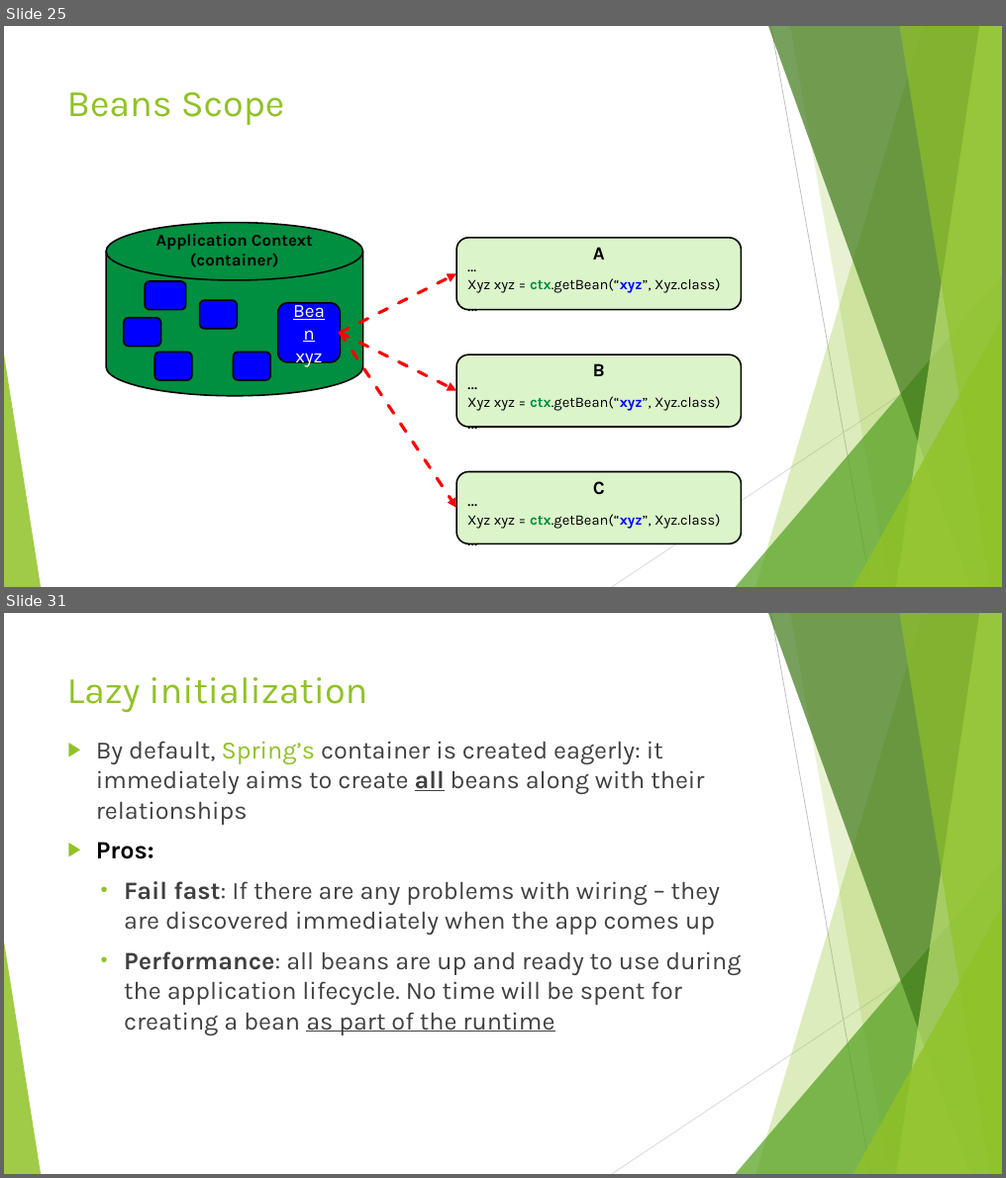
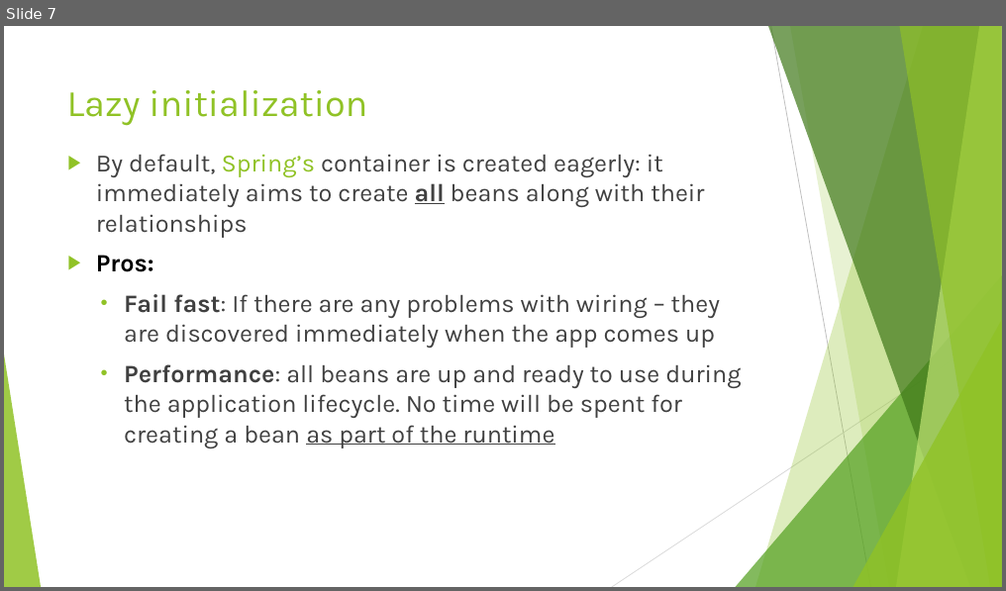
Before and after one commit to idanshal/sb-todo-app-tdp, a slide deck: course_data/presentations/practical_spring_boot_for_tdp_02.pptx. Shown one above the other, each under a label of ours: slides 25 and 31 before the commit, slide 7 after it; the slides between them are not shown. The pictures are 1006x1178 and 1006x591 pixels, drawn with LibreOffice and Linux fonts; fonts in the diff are those of the drawing. Boxes give left, top, right and bottom in pixels: in the first picture for what was removed or moved away, otherwise in the second. Text is boxed around its words. In the diff, an @@ line names an element or a change of style, - is before the commit and + after.

```diff
--- a/course_data/presentations/practical_spring_boot_for_tdp_02.pptx
+++ b/course_data/presentations/practical_spring_boot_for_tdp_02.pptx
@@ slide 25 removed at (x1=4, y1=26, x2=1002, y2=587), background #FFFFFF; not listed: 10 template elements that a slide beside it also shows @@
@@ title removed at (x1=67, y1=92, x2=284, y2=125) @@
-Beans Scope
@@ cylinder removed at (x1=106, y1=223, x2=362, y2=396) @@
@@ text removed at (x1=156, y1=234, x2=313, y2=268) @@
-Application Context
-(container)
@@ rounded rectangle removed at (x1=456, y1=238, x2=742, y2=310) @@
-…
-Xyz xyz = ctx.getBean(“xyz”, Xyz.class)
-…
@@ text removed at (x1=593, y1=247, x2=605, y2=260) @@
-A
@@ rounded rectangle removed at (x1=145, y1=281, x2=186, y2=310) @@
@@ arrow removed from (341, 333) to (456, 274) @@
@@ rounded rectangle removed at (x1=124, y1=318, x2=161, y2=347) @@
@@ rounded rectangle removed at (x1=200, y1=301, x2=238, y2=329) @@
@@ rounded rectangle removed at (x1=278, y1=303, x2=341, y2=363) @@
-Bean
-xyz
@@ arrow removed from (341, 333) to (456, 391) @@
@@ arrow removed from (341, 333) to (456, 508) @@
@@ rounded rectangle removed at (x1=154, y1=353, x2=192, y2=380) @@
@@ rounded rectangle removed at (x1=233, y1=353, x2=270, y2=380) @@
@@ rounded rectangle removed at (x1=456, y1=355, x2=742, y2=427) @@
-…
-Xyz xyz = ctx.getBean(“xyz”, Xyz.class)
-…
@@ text removed at (x1=593, y1=364, x2=605, y2=376) @@
-B
@@ rounded rectangle removed at (x1=456, y1=472, x2=742, y2=544) @@
-…
-Xyz xyz = ctx.getBean(“xyz”, Xyz.class)
-…
@@ text removed at (x1=593, y1=481, x2=605, y2=495) @@
-C
@@ what was slide 31 is now slide 7 @@
```
Also in this commit, not shown: 23 other slides removed.
